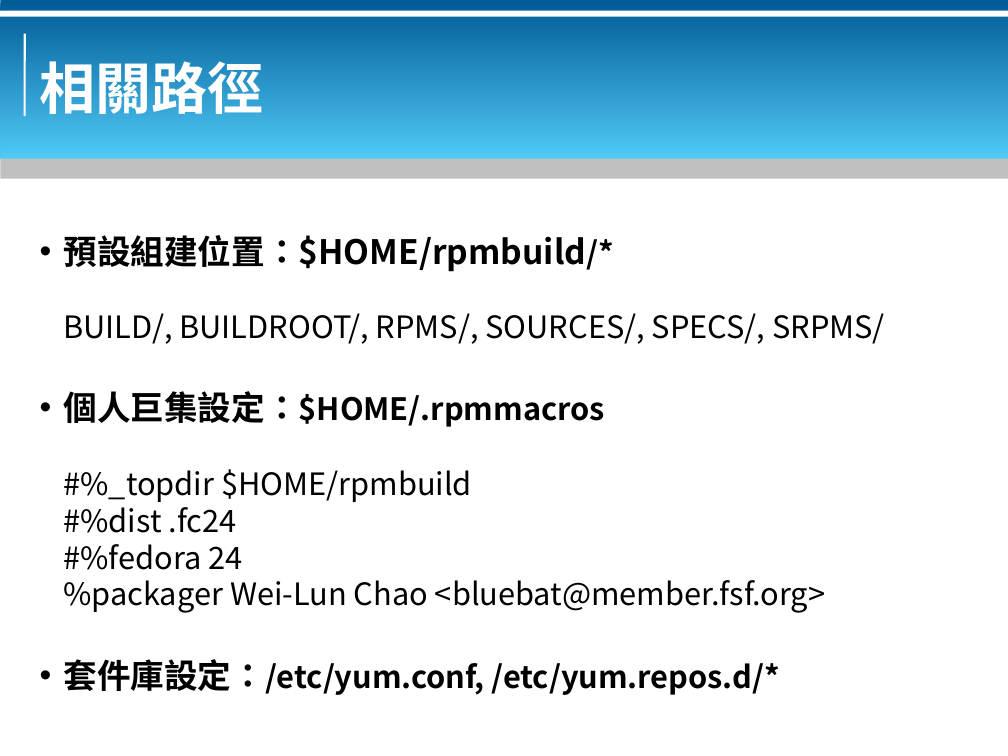
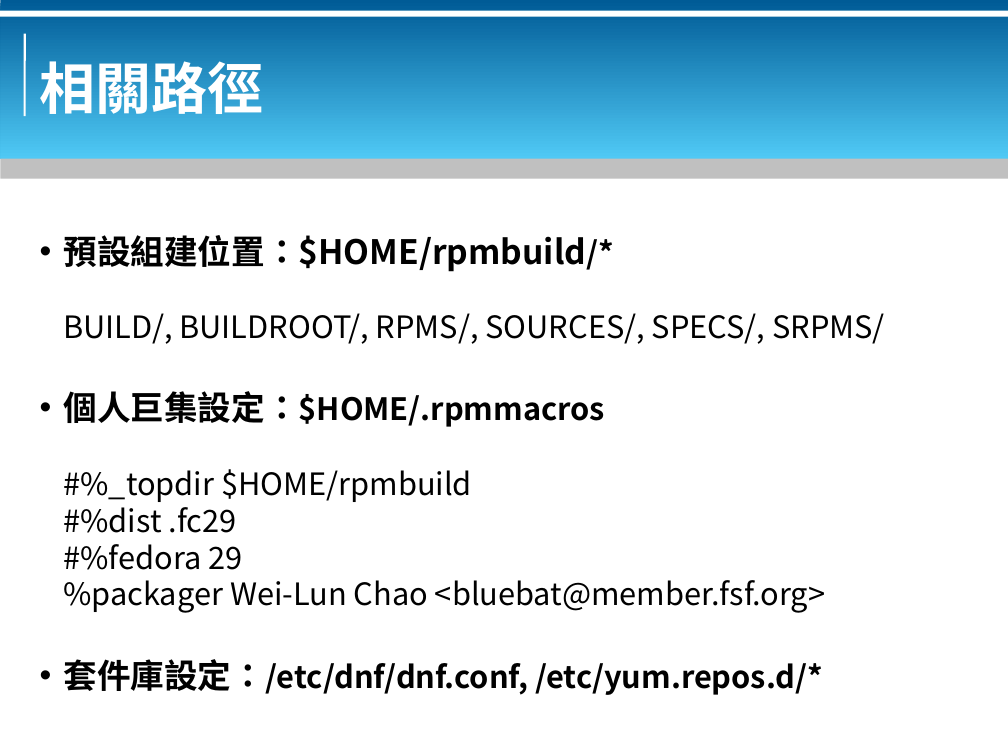
Before and after one commit to bluebat/.presentations, a slide deck: slide 7 of rpm-packaging.odp. Drawn at 1008x756 pixels with LibreOffice and Linux fonts; fonts in the diff are those of the drawing; background and template pictures are left out. Boxes give left, top, right and bottom in pixels: in the first picture for what was removed or moved away, otherwise in the second. Text is boxed around its words. In the diff, an @@ line names an element or a change of style, - is before the commit and + after.

```diff
--- a/rpm-packaging.odp
+++ b/rpm-packaging.odp
@@ text at (x1=63, y1=500, x2=243, y2=570): text changed @@
-#%dist .fc24
-#%fedora 24
+#%dist .fc29
+#%fedora 29
@@ text at (x1=63, y1=659, x2=823, y2=695): text changed @@
-• 套件庫設定：/etc/yum.conf, /etc/yum.repos.d/*
+• 套件庫設定：/etc/dnf/dnf.conf, /etc/yum.repos.d/*
```
Also in this commit, not shown: 3 other slides changed, 1 other file.
